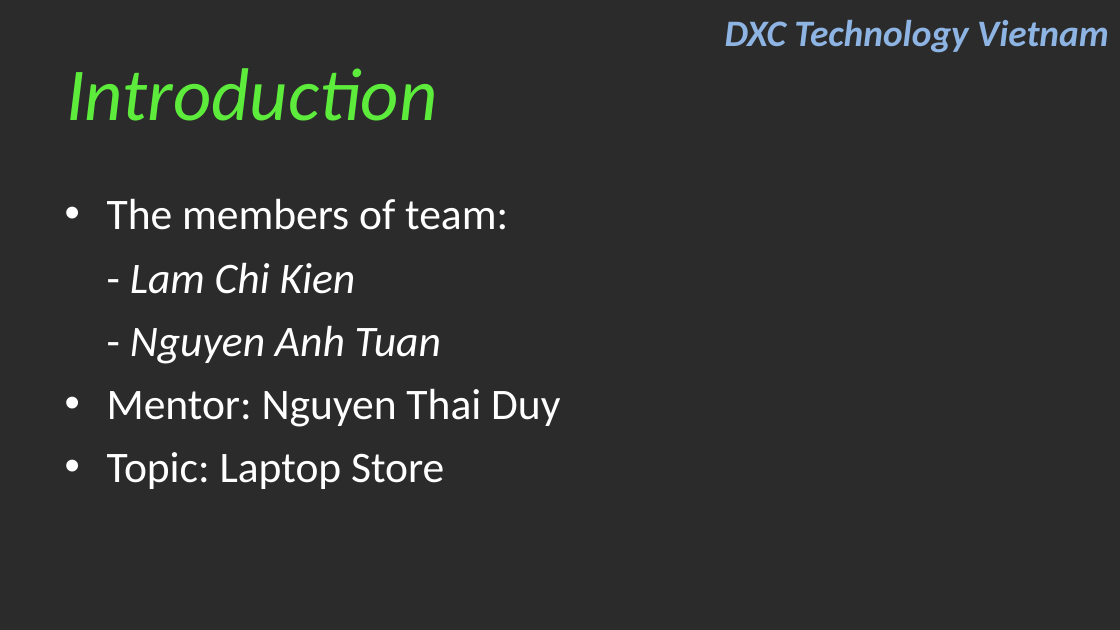
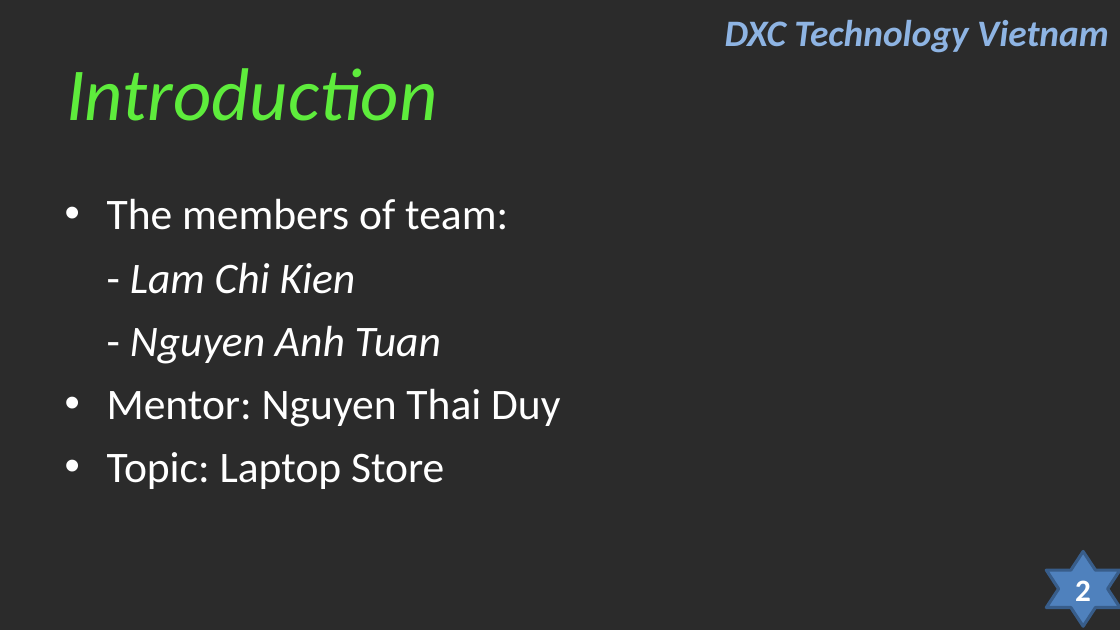
Before and after one commit to kienlc1610/LaptopStore, a slide deck: slide 2 of LaptopStore/Final Assigment.ppt. Drawn at 1120x630 pixels with LibreOffice and Linux fonts; fonts in the diff are those of the drawing; background and template pictures are left out; a plain dark background stands for a picture behind light text. Boxes give left, top, right and bottom in pixels: in the first picture for what was removed or moved away, otherwise in the second. Text is boxed around its words. In the diff, an @@ line names an element or a change of style, - is before the commit and + after.

```diff
--- a/LaptopStore/Final Assigment.ppt
+++ b/LaptopStore/Final Assigment.ppt
@@ freeform shape added at (1046,552,1120,627), fill #4F81BD, outline #385D8A 2.01 pt @@
@@ page number added at (1075,580,1091,601), 20 pt, text #FFFFFF, bold @@
+2
```
Also in this commit, not shown: 10 other slides changed.
